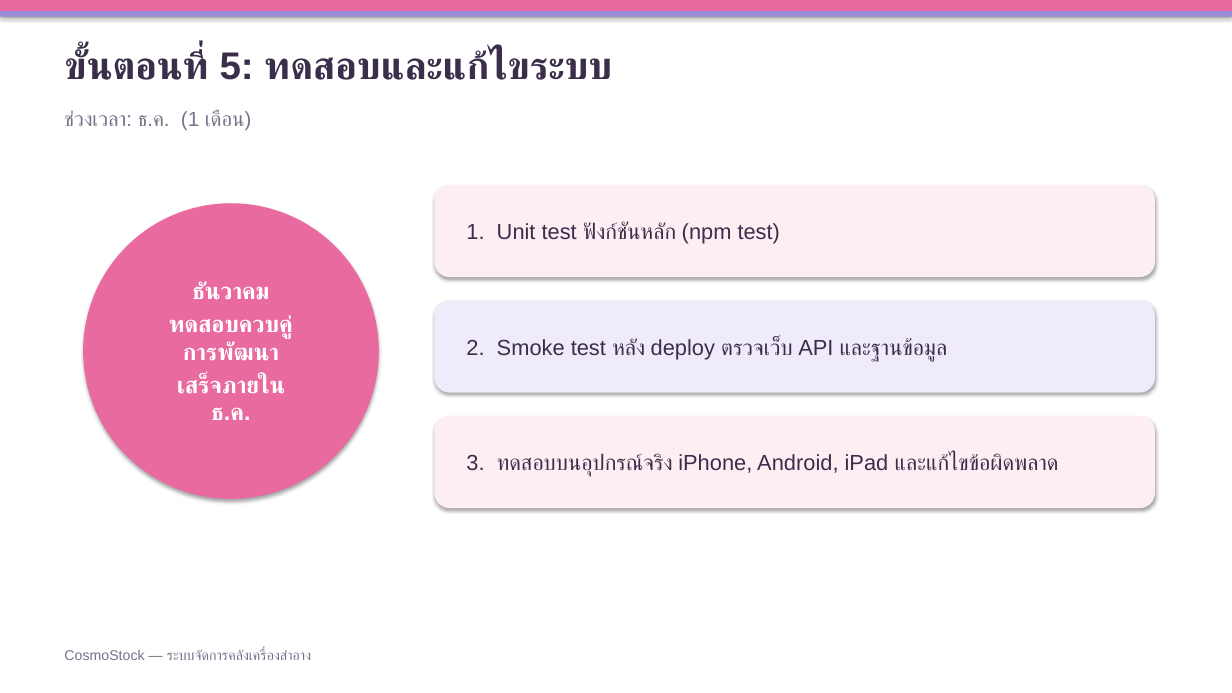
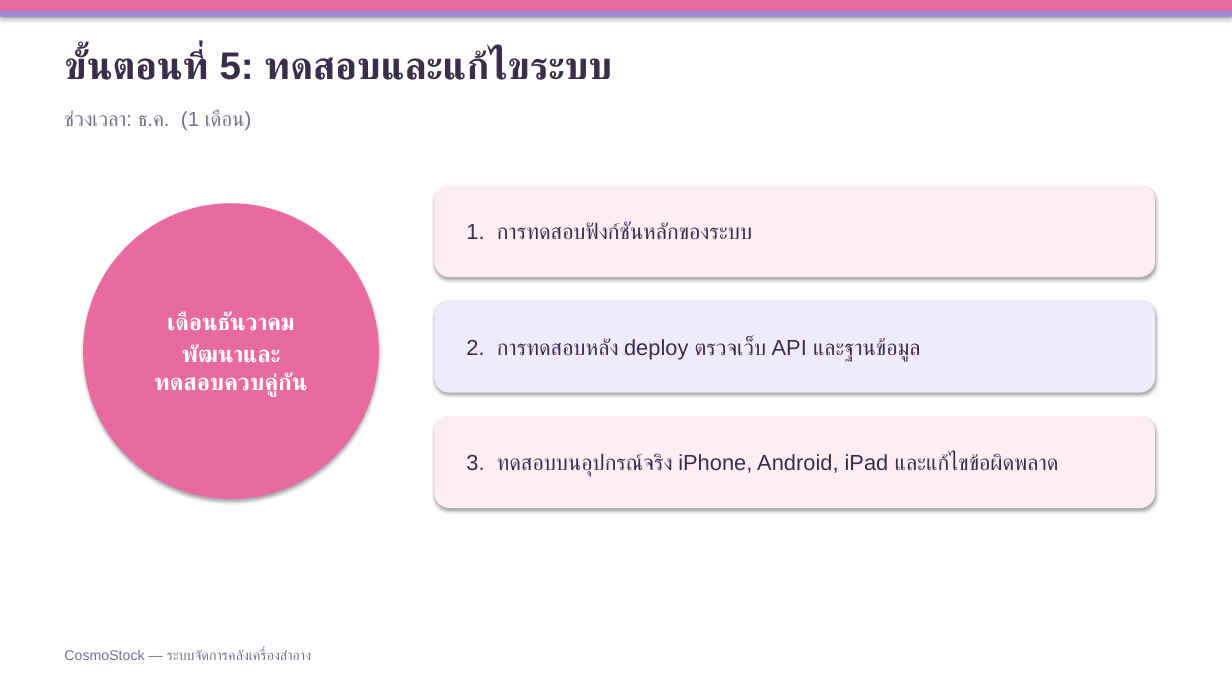
Before and after one commit to chakkrit4456/Cosmo-stock, a slide deck: slide 6 of doc/CosmoStock-ขั้นตอนการดำเนินงาน.pptx (slide 5 before the commit). Drawn at 1232x693 pixels with LibreOffice and Linux fonts; fonts in the diff are those of the drawing. Boxes give left, top, right and bottom in pixels: in the first picture for what was removed or moved away, otherwise in the second. Text is boxed around its words. In the diff, an @@ line names an element or a change of style, - is before the commit and + after.

```diff
--- a/doc/CosmoStock-ขั้นตอนการดำเนินงาน.pptx
+++ b/doc/CosmoStock-ขั้นตอนการดำเนินงาน.pptx
@@ text in rounded rectangle at (466, 222, 752, 239): text changed @@
-1. Unit test ฟังก์ชันหลัก (npm test)
+1. การทดสอบฟังก์ชันหลักของระบบ
@@ text in ellipse at (154, 311, 308, 397): text changed @@
-ธันวาคม
-ทดสอบควบคู่การพัฒนา
-เสร็จภายใน ธ.ค.
+เดือนธันวาคม
+พัฒนาและทดสอบควบคู่กัน
@@ text in rounded rectangle at (466, 338, 921, 362): text changed @@
-2. Smoke test หลัง deploy ตรวจเว็บ API และฐานข้อมูล
+2. การทดสอบหลัง deploy ตรวจเว็บ API และฐานข้อมูล
```
Also in this commit, not shown: 1 other slide changed, 2 slides added.
